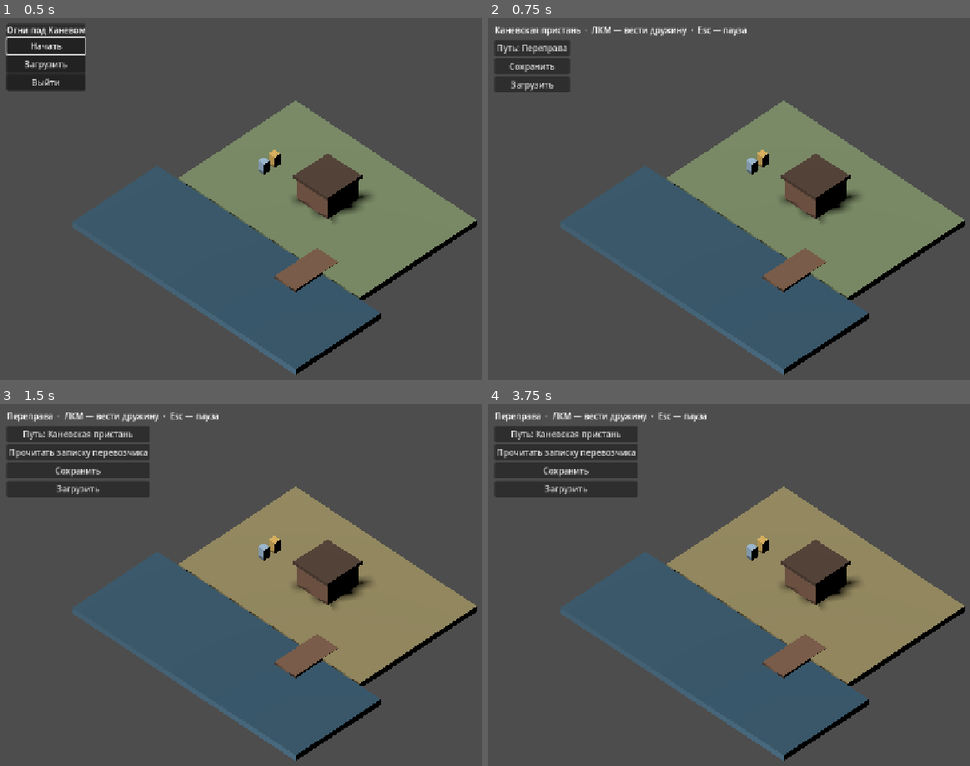
Above: before the commit, frames 1-4 (two rows, left to right).
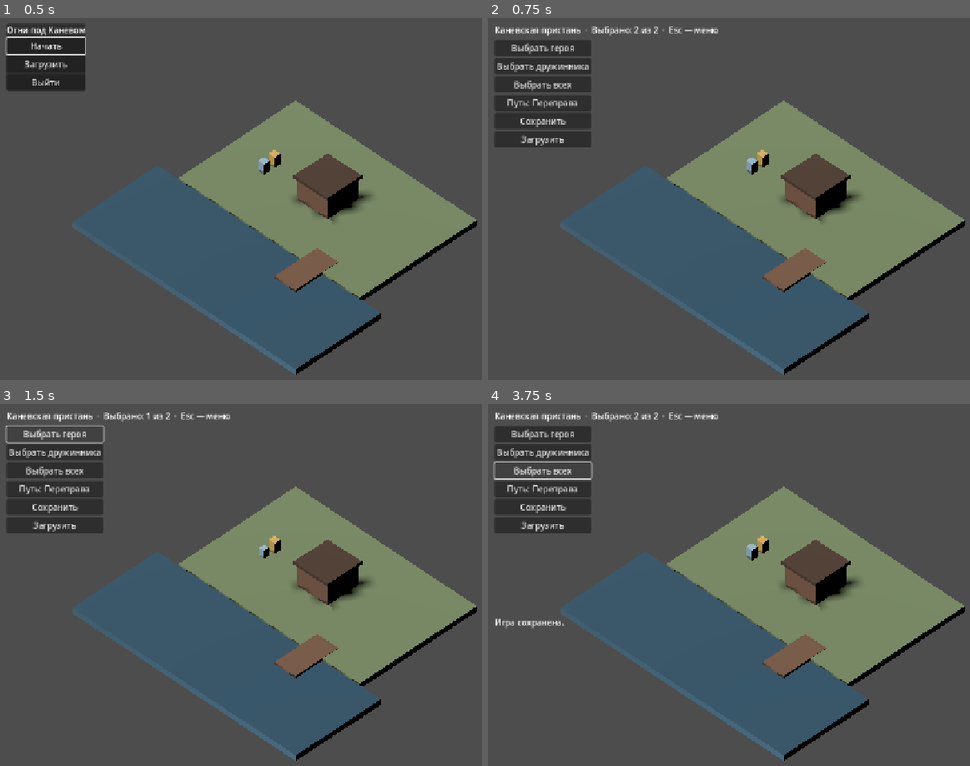
Above: after the commit, the same moments.

Repository: alexandervdanchenko-ai/dan_game
Game: Godot game, scene res://scenes/bootstrap.tscn
The game is run twice, just before and just after one commit, with the same random seed, the same clock (stepped at 60 frames per second) and the same inputs.
Inputs:
- Up to frame 1 (0.5 s): no input
- Up to frame 2 (0.75 s): click "Начать" at 0.5 s
- Up to frame 3 (1.5 s): click "Путь: Переправа" (after the commit: "Выбрать героя") at 1.25 s
- Up to frame 4 (3.75 s): click "Путь: Каневская пристань" (after the commit: "Выбрать дружинника") at 2 s; click "Сохранить" at 2.75 s; click "Путь: Переправа" (after the commit: "Выбрать всех") at 3.5 s

Frame 1 is identical in both runs. In frame 2, 3.8% of the frame differs, in the area x 1-54%, y 2-36%; in frame 3, 18%; in frame 4, 18%, in the area x 1-99%, y 2-78%.

Commit message:
feat: add tactical party combat at the ferry

Diff:
--- a/game/bootstrap.gd
+++ b/game/bootstrap.gd
@@ -4,17 +4,28 @@
 const Campaign = preload("res://game/campaign/campaign_state.gd")
 const Saves = preload("res://game/campaign/save_store.gd")
 const Graph = preload("res://game/world/world_graph.gd")
+const Party = preload("res://game/party/party_state.gd")
+const Combat = preload("res://game/combat/combat_session.gd")
+const MEMBER_IDS: Array[String] = ["hero", "companion"]
+const ENEMY_CELL := Vector2i(5, 2)
 const SLOT := "campaign"
 const WALK_SPEED: float = 3.5
 
 @export var locations: Dictionary[String, PackedScene]
 
 var state := Campaign.new()
+var roster := Party.new()
+var combat: RefCounted
+var enemy: MeshInstance3D
+var round_time: float = 0.0
+var resolve_left: int = 4
+var use_spear: bool = false
 var saves := Saves.new()
 var graph := Graph.new()
 var active_map: Node3D
 var travel_panel := VBoxContainer.new()
 var message := Label.new()
+var combat_status := Label.new()
 var routes := Routes.new()
 var camera := Camera3D.new()
 var party: Array[MeshInstance3D] = []
@@ -56,7 +67,10 @@
 	status_label.position = Vector2(24, 24)
 	ui.add_child(travel_panel)
 	travel_panel.position = Vector2(24, 55)
-	message.position = Vector2(24, 240)
+	combat_status.position = Vector2(24, 390)
+	combat_status.mouse_filter = Control.MOUSE_FILTER_IGNORE
+	ui.add_child(combat_status)
+	message.position = Vector2(24, 420)
 	message.mouse_filter = Control.MOUSE_FILTER_IGNORE
 	ui.add_child(message)
 	_show_menu()
@@ -77,6 +91,7 @@
 	get_tree().paused = true
 	status_label.hide()
 	travel_panel.hide()
+	combat_status.hide()
 	panel.show()
 	title_label.text = "Пауза" if started else "Огни под Каневом"
 	start_button.text = "Продолжить" if started else "Начать"
@@ -89,6 +104,12 @@
 	status_label.show()
 	_refresh_actions()
 	travel_panel.show()
+	combat_status.show()
+
+func _input(event: InputEvent) -> void:
+	if combat != null and not get_tree().paused and event.is_action_pressed("ui_select"):
+		_toggle_combat_pause()
+		get_viewport().set_input_as_handled()
 
 func _unhandled_input(event: InputEvent) -> void:
 	if started and event.is_action_pressed("ui_cancel"):
@@ -110,20 +131,27 @@
 func _move_party(destination: Vector2i) -> void:
 	if not routes.grid.region.has_point(destination) or routes.grid.is_point_solid(destination):
 		return
-	for index in party.size():
+	var selected: Array[String] = roster.selected_ids()
+	if combat != null and not combat.issue_order(selected, {"kind": "move", "destination": destination}):
+		return
+	for index in party.size():
+		if not MEMBER_IDS[index] in selected:
+			continue
 		var origin := Vector2i(roundi(party[index].position.x), roundi(party[index].position.z))
 		var goal := destination
-		if index > 0:
+		if index > 0 and selected.size() > 1:
 			for offset: Vector2i in [Vector2i.DOWN, Vector2i.UP, Vector2i.RIGHT, Vector2i.LEFT]:
 				var alternate := destination + offset
 				if routes.grid.region.has_point(alternate) and not routes.grid.is_point_solid(alternate):
 					goal = alternate
 					break
 		orders[index] = routes.route(origin, goal)
+	_update_combat_status()
 
 func _physics_process(delta: float) -> void:
-	if get_tree().paused:
-		return
+	if get_tree().paused or (combat != null and combat.paused):
+		return
+	_tick_combat(delta)
 	for index in party.size():
 		if orders[index].is_empty():
 			continue
@@ -147,6 +175,18 @@
 		travel_panel.remove_child(child)
 		child.queue_free()
 	status_label.text = "%s  ·  ЛКМ — вести дружину  ·  Esc — пауза" % active_map.get_meta("caption")
+	_add_selection_actions()
+	if combat != null:
+		travel_panel.add_child(_button("Тактическая пауза / продолжить", _toggle_combat_pause))
+		travel_panel.add_child(_button("Атаковать", _order_attack))
+		travel_panel.add_child(_button("Удерживать позицию", _order_hold))
+		travel_panel.add_child(_button("Сменить оружие", _switch_weapon))
+		travel_panel.add_child(_button("Отступить к пристани", _order_retreat))
+		_update_combat_status()
+		return
+	combat_status.text = ""
+	if state.current_location == "landing" and not state.flags.get("landing_victory", false):
+		travel_panel.add_child(_button("Вступить в бой", _begin_combat))
 	for route_id: String in ["pier_to_landing", "landing_to_pier", "pier_to_hideout", "hideout_to_pier"]:
 		if graph.can_travel(route_id, state):
 			var route := graph.get_route(route_id)
@@ -185,6 +225,9 @@
 	var marker := active_map.get_node(NodePath(candidate.entry)) as Marker3D
 	world.add_child(active_map)
 	state = candidate
+	combat = null
+	enemy = null
+	roster.select_all()
 	party.clear()
 	orders.clear()
 	var ground: Color = active_map.get_meta("ground")
@@ -205,6 +248,8 @@
 		orders.append(PackedVector2Array())
 
 func _travel(route_id: String) -> bool:
+	if combat != null:
+		return false
 	if not graph.can_travel(route_id, state):
 		return false
 	var route := graph.get_route(route_id)
@@ -222,6 +267,8 @@
 	return true
 
 func _save_slot(slot_id: String = SLOT) -> bool:
+	if combat != null:
+		return false
 	state.party_positions.clear()
 	for member in party:
 		state.party_positions.append(member.position)
@@ -242,3 +289,135 @@
 	_start_or_resume()
 	message.text = "Игра загружена."
 	return true
+
+func _add_selection_actions() -> void:
+	travel_panel.add_child(_button("Выбрать героя", func() -> void: _select_fighters("hero")))
+	travel_panel.add_child(_button("Выбрать дружинника", func() -> void: _select_fighters("companion")))
+	travel_panel.add_child(_button("Выбрать всех", func() -> void: _select_fighters("")))
+	_update_selection()
+
+func _select_fighters(member_id: String) -> void:
+	if member_id.is_empty():
+		roster.select_all()
+	else:
+		roster.select(member_id)
+	_update_selection()
+	_update_combat_status()
+
+func _update_selection() -> void:
+	var selected: Array[String] = roster.selected_ids()
+	for index in party.size():
+		party[index].scale = Vector3.ONE if MEMBER_IDS[index] in selected else Vector3(0.82, 0.82, 0.82)
+	status_label.text = "%s  ·  Выбрано: %d из %d  ·  Esc — меню" % [
+		active_map.get_meta("caption"), selected.size(), party.size()]
+
+func _begin_combat() -> void:
+	if combat != null or state.current_location != "landing" or state.flags.get("landing_victory", false):
+		return
+	combat = Combat.new()
+	combat.active_members = roster.active_ids()
+	combat.paused = true
+	round_time = 0.0
+	resolve_left = 4
+	use_spear = false
+	for index in orders.size():
+		orders[index] = PackedVector2Array()
+	enemy = _box(Vector3(ENEMY_CELL.x, 0.5, ENEMY_CELL.y), Vector3(0.75, 1, 0.75), Color("#aa5349"))
+	message.text = "Противник у переправы. Отдайте приказы и снимите паузу."
+	_refresh_actions()
+
+func _toggle_combat_pause() -> void:
+	if combat != null:
+		combat.paused = not combat.paused
+		_update_combat_status()
+
+func _switch_weapon() -> void:
+	use_spear = not use_spear
+	_update_combat_status()
+
+func _order_attack() -> void:
+	var selected: Array[String] = roster.selected_ids()
+	if combat == null or not combat.issue_order(selected, {"kind": "attack"}):
+		return
+	for index in party.size():
+		if not MEMBER_IDS[index] in selected:
+			continue
+		var at := party[index].position
+		var origin := Vector2i(roundi(at.x), roundi(at.z))
+		var goal := ENEMY_CELL + (Vector2i.LEFT if index == 0 else Vector2i.DOWN)
+		orders[index] = routes.route(origin, goal)
+	_update_combat_status()
+
+func _order_hold() -> void:
+	var selected: Array[String] = roster.selected_ids()
+	if combat == null or not combat.issue_order(selected, {"kind": "hold"}):
+		return
+	for index in party.size():
+		if MEMBER_IDS[index] in selected:
+			orders[index] = PackedVector2Array()
+	_update_combat_status()
+
+func _order_retreat() -> void:
+	var selected: Array[String] = roster.active_ids()
+	if combat == null or not combat.issue_order(selected, {"kind": "retreat"}):
+		return
+	_update_combat_status()
+
+func _tick_combat(delta: float) -> void:
+	if combat == null:
+		return
+	var current_orders: Dictionary = combat.orders
+	var retreat_order: Dictionary = current_orders.get("hero", {})
+	if retreat_order.get("kind") == "retreat" and combat.retreat():
+		_finish_combat(false)
+		return
+	round_time += delta
+	if round_time < 1.0:
+		return
+	round_time -= 1.0
+	var threatened := false
+	for index in party.size():
+		var member_id := MEMBER_IDS[index]
+		var distance := party[index].position.distance_to(enemy.position)
+		threatened = threatened or distance <= 2.0
+		var reach := 1.9 if use_spear else 1.4
+		if distance <= reach:
+			combat.strike(member_id, 1 if use_spear else 2)
+			if combat.outcome == "victory":
+				_finish_combat(true)
+				return
+	if threatened:
+		resolve_left -= 1
+		if resolve_left == 0 and combat.retreat():
+			_finish_combat(false)
+			return
+	_update_combat_status()
+
+func _finish_combat(victory: bool) -> void:
+	enemy.queue_free()
+	enemy = null
+	combat = null
+	for index in orders.size():
+		orders[index] = PackedVector2Array()
+	if victory:
+		state.flags["landing_victory"] = true
+		message.text = "Переправа отбита."
+		_refresh_actions()
+		return
+	if _travel("landing_to_pier"):
+		message.text = "Дружина отступила к каневской пристани."
+	else:
+		_refresh_actions()
+
+func _update_combat_status() -> void:
+	if combat == null:
+		return
+	var current_orders: Dictionary = combat.orders
+	var labels := {"move": "движение", "attack": "атака", "hold": "удержание", "retreat": "отход"}
+	var shown := PackedStringArray()
+	for member_id in MEMBER_IDS:
+		var order: Dictionary = current_orders.get(member_id, {})
+		shown.append(labels.get(order.get("kind"), "ожидает приказа"))
+	combat_status.text = "%s  ·  Противник: %d  ·  Стойкость дружины: %d\nОружие: %s  ·  Герой: %s  ·  Дружинник: %s" % [
+		"Пауза" if combat.paused else "Бой", combat.enemy_health, resolve_left,
+		"копьё" if use_spear else "меч", shown[0], shown[1]]
--- /dev/null
+++ b/game/combat/combat_session.gd
@@ -0,0 +1,36 @@
+extends RefCounted
+
+const ORDER_KINDS: Array[String] = ["move", "attack", "hold", "retreat"]
+
+var paused: bool = false
+var active_members: Array[String] = []
+var orders: Dictionary = {}
+var outcome: String = "active"
+var enemy_health: int = 6
+
+func issue_order(member_ids: Array[String], order: Dictionary) -> bool:
+	if outcome != "active" or member_ids.is_empty() or order.get("kind") not in ORDER_KINDS:
+		return false
+	for member_id in member_ids:
+		if member_id not in active_members:
+			return false
+	for member_id in member_ids:
+		orders[member_id] = order.duplicate(true)
+	return true
+
+func strike(member_id: String, damage: int) -> bool:
+	if paused or outcome != "active" or damage <= 0 or member_id not in active_members:
+		return false
+	var order: Dictionary = orders.get(member_id, {})
+	if order.get("kind") != "attack":
+		return false
+	enemy_health = maxi(0, enemy_health - damage)
+	if enemy_health == 0:
+		outcome = "victory"
+	return true
+
+func retreat() -> bool:
+	if paused or outcome != "active":
+		return false
+	outcome = "retreated"
+	return true
--- /dev/null
+++ b/game/party/party_state.gd
@@ -0,0 +1,45 @@
+extends RefCounted
+
+const HERO: String = "hero"
+const FIELD: String = "field"
+const VOEVODA: String = "voevoda"
+
+var _roles: Dictionary[String, String] = {
+	HERO: FIELD,
+	"companion": FIELD,
+}
+var _selected: Array[String] = [HERO, "companion"]
+
+func selected_ids() -> Array[String]:
+	return _selected.duplicate()
+
+func select(member_id: String, additive: bool = false) -> bool:
+	if _roles.get(member_id) != FIELD:
+		return false
+	if not additive:
+		_selected.clear()
+	if not _selected.has(member_id):
+		_selected.append(member_id)
+	return true
+
+func select_all() -> void:
+	_selected = active_ids()
+
+func assign_role(member_id: String, role_id: String) -> bool:
+	if not _roles.has(member_id) or (role_id != FIELD and role_id != VOEVODA):
+		return false
+	if member_id == HERO and role_id == VOEVODA:
+		return false
+	_roles[member_id] = role_id
+	if role_id == VOEVODA:
+		_selected.erase(member_id)
+		if _selected.is_empty():
+			_selected.append(HERO)
+	return true
+
+func active_ids() -> Array[String]:
+	var members: Array[String] = []
+	for member_id in _roles:
+		if _roles[member_id] == FIELD:
+			members.append(member_id)
+	return members
--- /dev/null
+++ b/tests/combat_session.gd
@@ -0,0 +1,55 @@
+extends SceneTree
+
+const CombatSession = preload("res://game/combat/combat_session.gd")
+
+func _initialize() -> void:
+	var session := CombatSession.new()
+	session.active_members.assign(["leader", "guard"])
+	session.paused = true
+	if not session.issue_order(["leader", "guard"], {"kind": "attack"}):
+		_fail("Valid group orders should be queued while paused")
+		return
+	if session.orders.size() != 2 or session.strike("leader", 3) or session.retreat() or session.enemy_health != 6:
+		_fail("Paused combat must retain its orders without resolving actions")
+		return
+	if session.issue_order(["leader", "inactive"], {"kind": "hold"}) or session.orders["leader"]["kind"] != "attack":
+		_fail("An invalid group order should leave every order unchanged")
+		return
+	var move := {"kind": "move", "destination": Vector3.ZERO}
+	if not session.issue_order(["guard"], move):
+		_fail("An individual can replace their current order")
+		return
+	move["kind"] = "attack"
+	if session.orders["guard"]["kind"] != "move" or session.orders["leader"]["kind"] != "attack":
+		_fail("Changing the input must not alter queued orders")
+		return
+	if session.issue_order([], {"kind": "hold"}) or session.issue_order(["leader"], {"kind": "invalid"}):
+		_fail("Empty and unknown orders must be rejected")
+		return
+	session.paused = false
+	if session.strike("guard", 1) or session.strike("inactive", 1) or session.strike("leader", 0):
+		_fail("Only attacking active members should deal positive damage")
+		return
+	if not session.strike("leader", 3) or session.enemy_health != 3 or session.outcome != "active":
+		_fail("Nonlethal damage should leave the encounter active")
+		return
+	if not session.strike("leader", 5) or session.enemy_health != 0 or session.outcome != "victory":
+		_fail("Defeating the enemy should close the encounter")
+		return
+	if session.retreat() or session.strike("leader", 1) or session.issue_order(["leader"], {"kind": "attack"}):
+		_fail("A closed encounter should reject subsequent orders and actions")
+		return
+	session = CombatSession.new()
+	session.active_members.assign(["leader"])
+	if not session.issue_order(["leader"], {"kind": "retreat"}) or not session.retreat():
+		_fail("Retreat must resolve from an active encounter")
+		return
+	if session.outcome != "retreated" or session.enemy_health != 6:
+		_fail("Retreat should close the encounter without enemy damage")
+		return
+	print("PASS: group and individual orders, tactical pause, victory and retreat")
+	quit()
+
+func _fail(message: String) -> void:
+	push_error(message)
+	quit(1)
--- /dev/null
+++ b/tests/combat_smoke.gd
@@ -0,0 +1,59 @@
+extends SceneTree
+
+func _initialize() -> void:
+	call_deferred("_exercise")
+
+func _exercise() -> void:
+	var scene := load("res://scenes/bootstrap.tscn") as PackedScene
+	if scene == null:
+		_fail("Scene must load")
+		return
+	var game: Node = scene.instantiate()
+	root.add_child(game)
+	game.start_button.pressed.emit()
+	if not game._travel("pier_to_landing"):
+		_fail("The ferry must be reachable")
+		return
+	game._begin_combat()
+	game._select_fighters("hero")
+	game._order_attack()
+	game._switch_weapon()
+	if game.combat.orders.has("companion") or not game.use_spear:
+		_fail("A single fighter should receive the selected order")
+		return
+	game._select_fighters("companion")
+	game._order_hold()
+	var before: Vector3 = game.party[0].position
+	game._physics_process(3.0)
+	if game.party[0].position != before or game.combat.enemy_health != 6:
+		_fail("Movement and attacks must stop on tactical pause")
+		return
+	game._order_retreat()
+	game._toggle_combat_pause()
+	game._physics_process(1.0 / 60.0)
+	if game.combat != null or game.state.current_location != "pier":
+		_fail("Retreat must return the party to the pier")
+		return
+	game._travel("pier_to_landing")
+	game._begin_combat()
+	game._order_attack()
+	game._toggle_combat_pause()
+	for frame in 900:
+		game._physics_process(1.0 / 60.0)
+	if game.combat != null or not game.state.flags.get("landing_victory", false):
+		_fail("A group attack must defeat the opponent")
+		return
+	var slot := "combat-test-%d" % Time.get_ticks_usec()
+	if not game._save_slot(slot) or not game._load_slot(slot):
+		_fail("Victory must be saveable")
+		return
+	game._begin_combat()
+	if game.combat != null:
+		_fail("Reloading must not resurrect the defeated opponent")
+		return
+	print("PASS: individual orders, weapon switch, pause, retreat and saved victory")
+	quit()
+
+func _fail(reason: String) -> void:
+	push_error(reason)
+	quit(1)
--- /dev/null
+++ b/tests/party_state.gd
@@ -0,0 +1,41 @@
+extends SceneTree
+
+func _initialize() -> void:
+	var script: GDScript = load("res://game/party/party_state.gd")
+	if script == null:
+		_fail("Missing party state")
+		return
+	var party: RefCounted = script.new()
+	if party.active_ids() != ["hero", "companion"] or party.selected_ids() != party.active_ids():
+		_fail("Both field members should initially be selected")
+		return
+	if not party.select("companion") or party.selected_ids() != ["companion"]:
+		_fail("A single selection should replace the group")
+		return
+	if not party.select("hero", true) or party.selected_ids() != ["companion", "hero"]:
+		_fail("An additive selection should retain the previous member")
+		return
+	if not party.select("companion") or not party.assign_role("companion", "voevoda"):
+		_fail("Companion must be eligible to become voevoda")
+		return
+	if party.active_ids() != ["hero"] or party.selected_ids() != ["hero"] or party.select("companion"):
+		_fail("Voevoda cannot be selected as a field member")
+		return
+	if party.assign_role("hero", "voevoda") or party.assign_role("companion", "unknown"):
+		_fail("Invalid role assignments should be rejected")
+		return
+	if not party.assign_role("companion", "field"):
+		_fail("Companion should be able to return to the field")
+		return
+	party.select_all()
+	var copy: Array[String] = party.selected_ids()
+	copy.clear()
+	if party.selected_ids() != ["hero", "companion"]:
+		_fail("Selection should not be mutable through a returned array")
+		return
+	print("PASS: party selection and field roles")
+	quit()
+
+func _fail(reason: String) -> void:
+	push_error(reason)
+	quit(1)
